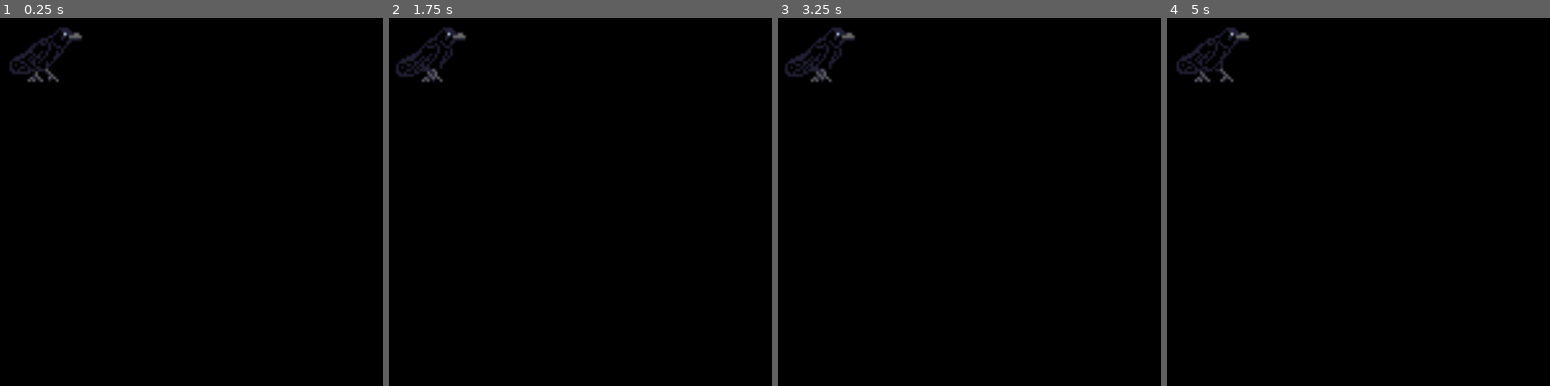
Above: before the commit, frames 1-4 (left to right).
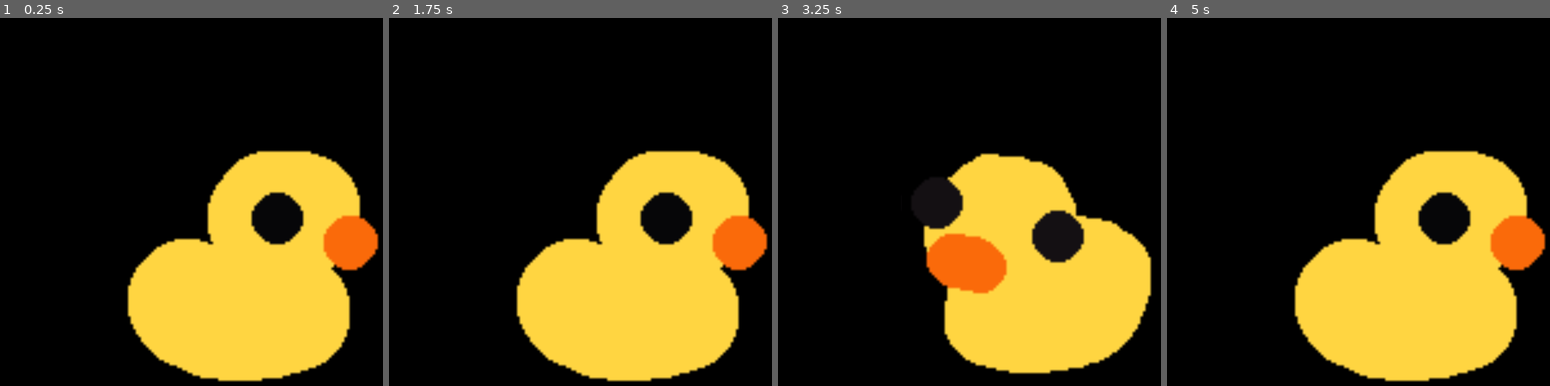
Above: after the commit, the same moments.

Repository: MxInput/Plastic-Placid-Pet
Game: Godot game, scene res://main_scene.tscn
The game is run twice, just before and just after one commit, with the same random seed, the same clock (stepped at 60 frames per second) and the same inputs.
Inputs (mouse positions are in pixels of both pictures, inside the frame that each line leads up to):
- Up to frame 1 (0.25 s): no input
- Up to frame 2 (1.75 s): tap Enter at 0.5 s; move the mouse to (431, 54) at 0.52 s; hold Right 0.53-1.28 s; tap Alt at 0.6 s; click (431, 54) at 0.67 s; move the mouse to (538, 290) at 1.27 s; hold Down from 1.28 s (still down); tap Shift at 1.35 s; click (538, 290) at 1.42 s
- Up to frame 3 (3.25 s): move the mouse to (1080, 150) at 2.02 s; release Down at 2.03 s; hold Right 2.03-2.78 s; tap Alt at 2.1 s; click (1080, 150) at 2.17 s; move the mouse to (1003, 367) at 2.77 s; hold Up from 2.78 s (still down); tap Shift at 2.85 s; click (1003, 367) at 2.92 s
- Up to frame 4 (5 s): move the mouse to (outside the picture) at 3.52 s; release Up at 3.53 s; hold Left from 3.53 s (still down); tap Alt at 3.6 s; click (outside the picture) at 3.67 s; move the mouse to (1262, 187) at 4.27 s; tap Shift at 4.35 s; click (1262, 187) at 4.42 s

The runs differ from the first frame. In frame 1, 28% of the frame differs, in the area x 2-99%, y 2-99%; in frame 2, 28%; in frame 3, 25%; in frame 4, 29%.

Commit message:
adding custom duck sprite

Diff:
--- a/main_scene.tscn
+++ b/main_scene.tscn
@@ -1,82 +1,124 @@
 [gd_scene format=3 uid="uid://iuhxfigv6bat"]
 
-[ext_resource type="Texture2D" uid="uid://c0qvrj0slm0th" path="res://assets/images/Crow.png" id="1_0f027"]
 [ext_resource type="Script" uid="uid://c1aqq3jyifnin" path="res://movement.gd" id="1_2c62f"]
+[ext_resource type="Texture2D" uid="uid://nnyxgmakf76b" path="res://assets/images/duck_sprite.png" id="2_gyfs4"]
 [ext_resource type="Script" uid="uid://cayct5ckrg7fu" path="res://unlockable_manager.gd" id="3_gyfs4"]
 
-[sub_resource type="AtlasTexture" id="AtlasTexture_2c62f"]
-atlas = ExtResource("1_0f027")
-region = Rect2(0, 0, 48, 48)
-
-[sub_resource type="AtlasTexture" id="AtlasTexture_gyfs4"]
-atlas = ExtResource("1_0f027")
-region = Rect2(48, 0, 48, 48)
-
 [sub_resource type="AtlasTexture" id="AtlasTexture_d5x1h"]
-atlas = ExtResource("1_0f027")
-region = Rect2(96, 0, 48, 48)
+atlas = ExtResource("2_gyfs4")
+region = Rect2(200, 0, 100, 100)
 
 [sub_resource type="AtlasTexture" id="AtlasTexture_8mm7a"]
-atlas = ExtResource("1_0f027")
-region = Rect2(144, 0, 48, 48)
+atlas = ExtResource("2_gyfs4")
+region = Rect2(700, 0, 100, 100)
 
 [sub_resource type="AtlasTexture" id="AtlasTexture_hq1ik"]
-atlas = ExtResource("1_0f027")
-region = Rect2(192, 0, 48, 48)
+atlas = ExtResource("2_gyfs4")
+region = Rect2(600, 0, 100, 100)
 
 [sub_resource type="AtlasTexture" id="AtlasTexture_nfk4m"]
-atlas = ExtResource("1_0f027")
-region = Rect2(240, 0, 48, 48)
+atlas = ExtResource("2_gyfs4")
+region = Rect2(100, 0, 100, 100)
 
 [sub_resource type="AtlasTexture" id="AtlasTexture_66tet"]
-atlas = ExtResource("1_0f027")
-region = Rect2(288, 0, 48, 48)
+atlas = ExtResource("2_gyfs4")
+region = Rect2(0, 0, 100, 100)
+
+[sub_resource type="AtlasTexture" id="AtlasTexture_7ycvg"]
+atlas = ExtResource("2_gyfs4")
+region = Rect2(300, 0, 100, 100)
+
+[sub_resource type="AtlasTexture" id="AtlasTexture_wr18j"]
+atlas = ExtResource("2_gyfs4")
+region = Rect2(500, 0, 100, 100)
+
+[sub_resource type="AtlasTexture" id="AtlasTexture_qwutr"]
+atlas = ExtResource("2_gyfs4")
+region = Rect2(400, 0, 100, 100)
 
 [sub_resource type="SpriteFrames" id="SpriteFrames_k7kep"]
 animations = [{
 "frames": [{
 "duration": 1.0,
-"texture": SubResource("AtlasTexture_2c62f")
+"texture": SubResource("AtlasTexture_d5x1h")
+}],
+"loop": 1,
+"name": &"down",
+"speed": 5.0
 }, {
-"duration": 1.0,
-"texture": SubResource("AtlasTexture_gyfs4")
-}, {
-"duration": 1.0,
-"texture": SubResource("AtlasTexture_d5x1h")
-}, {
+"frames": [{
 "duration": 1.0,
 "texture": SubResource("AtlasTexture_8mm7a")
+}],
+"loop": 1,
+"name": &"down_left",
+"speed": 5.0
 }, {
+"frames": [{
 "duration": 1.0,
 "texture": SubResource("AtlasTexture_hq1ik")
+}],
+"loop": 1,
+"name": &"down_right",
+"speed": 5.0
 }, {
+"frames": [{
 "duration": 1.0,
 "texture": SubResource("AtlasTexture_nfk4m")
+}],
+"loop": 1,
+"name": &"left",
+"speed": 5.0
 }, {
+"frames": [{
 "duration": 1.0,
 "texture": SubResource("AtlasTexture_66tet")
 }],
 "loop": 1,
-"name": &"default",
+"name": &"right",
+"speed": 5.0
+}, {
+"frames": [{
+"duration": 1.0,
+"texture": SubResource("AtlasTexture_7ycvg")
+}],
+"loop": 1,
+"name": &"up",
+"speed": 5.0
+}, {
+"frames": [{
+"duration": 1.0,
+"texture": SubResource("AtlasTexture_wr18j")
+}],
+"loop": 1,
+"name": &"up_left",
+"speed": 5.0
+}, {
+"frames": [{
+"duration": 1.0,
+"texture": SubResource("AtlasTexture_qwutr")
+}],
+"loop": 1,
+"name": &"up_right",
 "speed": 5.0
 }]
 
 [sub_resource type="RectangleShape2D" id="RectangleShape2D_2c62f"]
-size = Vector2(28, 23)
+size = Vector2(98, 100)
 
-[node name="Node2D" type="Node2D" unique_id=571961988]
-position = Vector2(20, 20)
+[node name="Node2D" type="Node2D" unique_id=571961988 node_paths=PackedStringArray("sprite")]
+position = Vector2(100, 100)
 script = ExtResource("1_2c62f")
+sprite = NodePath("AnimatedSprite2D")
 
 [node name="AnimatedSprite2D" type="AnimatedSprite2D" parent="." unique_id=2043192495]
 sprite_frames = SubResource("SpriteFrames_k7kep")
-autoplay = "default"
-frame_progress = 0.7350831
+animation = &"up_left"
+autoplay = "left"
 
 [node name="Area2D" type="Area2D" parent="." unique_id=1664756298]
 
 [node name="CollisionShape2D" type="CollisionShape2D" parent="Area2D" unique_id=1154702400]
-position = Vector2(-1, -1.5)
 shape = SubResource("RectangleShape2D_2c62f")
 
 [node name="Node" type="Node" parent="." unique_id=367552111]
--- a/movement.gd
+++ b/movement.gd
@@ -12,9 +12,14 @@
 var already_touched = false
 
 const INITIAL_DEC = 0.4
-const DECREMENT_INC = 0.5
+const DECREMENT_INC = 0.3
 
 var decrement = 0.4
+
+const TIME_CHECK = 10
+var since_last_stopped = 0
+
+@export var sprite : AnimatedSprite2D
 
 func _ready():
 	screen_size = Vector2(DisplayServer.screen_get_size())
@@ -22,18 +27,51 @@
 
 func _input(event):
 	if event is InputEventMouseMotion:
-		if (touching):
+		if (touching && !already_touched):
 			already_touched = true
 			direction = event.relative
 
 func _process(delta: float) -> void:
-	decrement += delta * DECREMENT_INC
-	print(speed)
+	if (speed != 0):
+		since_last_stopped += delta
+	else:
+		since_last_stopped = 0
+
+	decrement += delta * (DECREMENT_INC + DECREMENT_INC)
+
 	if (speed > 0):
 		speed -= decrement
 
 		if (speed <= 0):
+			since_last_stopped = 0
+
 			speed = 0
+
+	if not direction.is_zero_approx():
+		var angle = direction.angle()
+		var offset = angle / (PI/4)
+		var index = wrapi(int(offset), 0, 8)
+
+		print(direction, " ", angle)
+
+		match (index):
+			0:
+				sprite.play("right")
+			1:
+				sprite.play("down_right")
+			2:
+				sprite.play("down")
+			3:
+				sprite.play("down_left")
+			4:
+				sprite.play("left")
+			5:
+				sprite.play("up_left")
+			6:
+				sprite.play("up")
+			7:
+				sprite.play("up_right")
+
 
 func _physics_process(delta: float) -> void:
 	var window_pos = Vector2(DisplayServer.window_get_position())
@@ -46,18 +84,24 @@
 
 	if window_pos.x <= 0 or window_pos.x >= screen_size.x - window_size.x:
 		speed = MAX_SPEED
-		decrement = INITIAL_DEC
+
+		if (since_last_stopped < TIME_CHECK):
+			decrement = INITIAL_DEC
 
 		direction.x *= -1
 	if window_pos.y <= 0 or window_pos.y >= screen_size.y - window_size.y:
 		speed = MAX_SPEED
-		decrement = INITIAL_DEC
+
+		if (since_last_stopped < TIME_CHECK):
+			decrement = INITIAL_DEC
 
 		direction.y *= -1
 
 func _on_area_2d_mouse_entered() -> void:
 	speed = MAX_SPEED
-	decrement = INITIAL_DEC
+
+	if (since_last_stopped < TIME_CHECK):
+		decrement = INITIAL_DEC
 
 	touching = true
 
Binary file removed: assets/images/Crow.png
Binary file added: assets/images/duck_sprite.png
Not shown, changed: assets/images/duck_sprite.png.import
